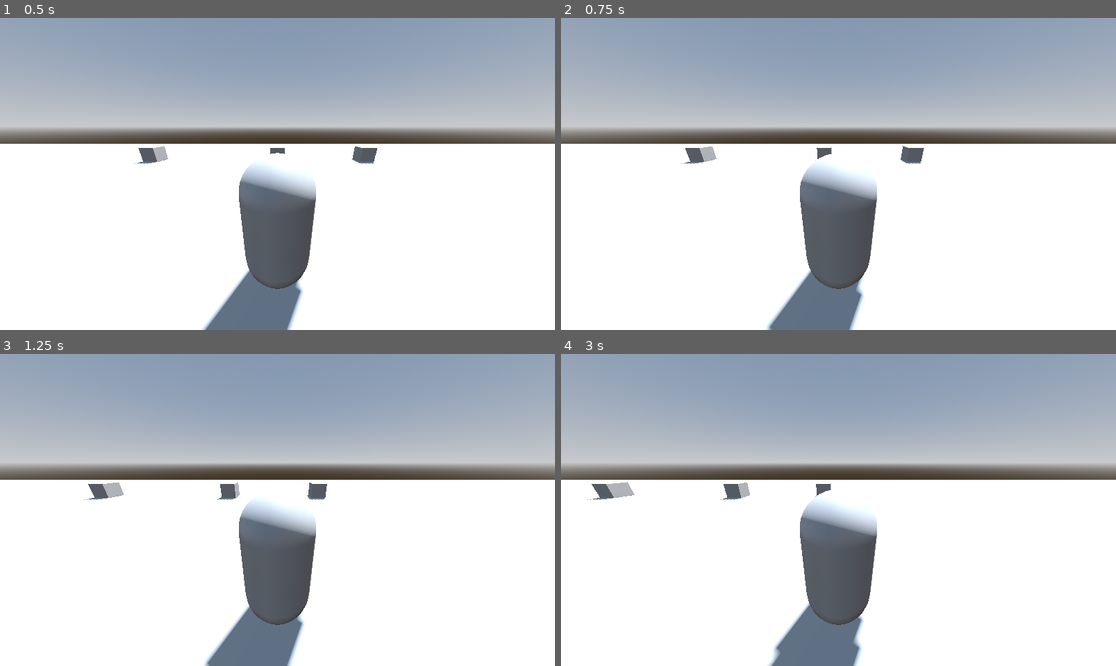
Above: before the commit, frames 1-4 (two rows, left to right).
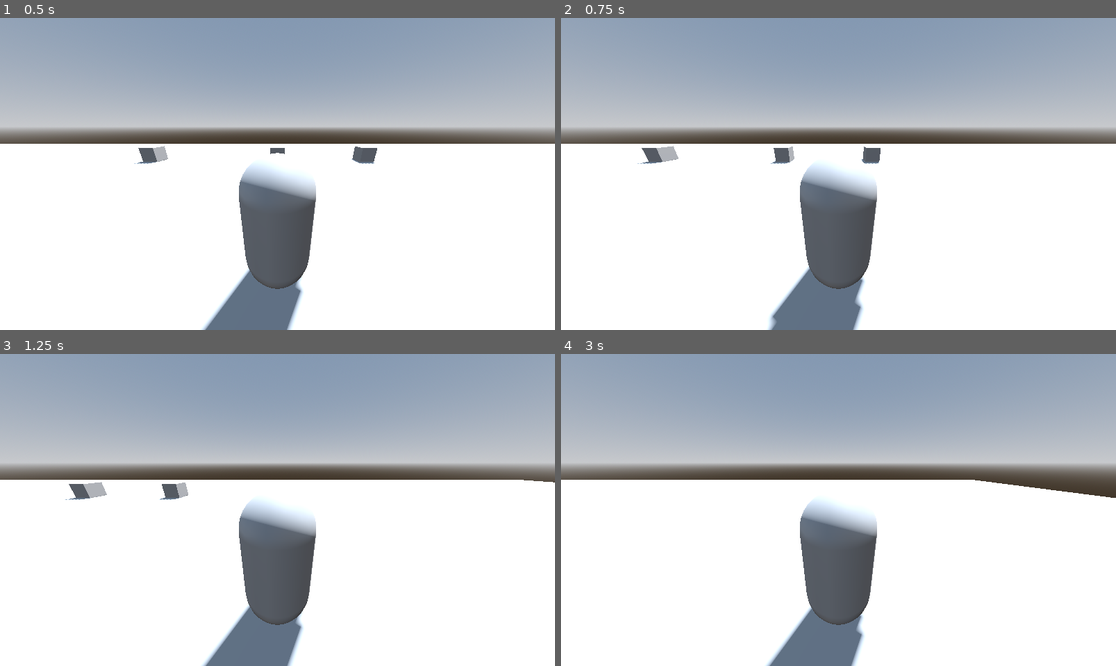
Above: after the commit, the same moments.

Repository: gotBamb00zled/the-doggos-must-die
Game: Godot game, scene res://world.tscn
Same seed, same stepped clock (60 frames per second), same inputs: the game is played once before the commit and once after it. The project has no main scene, so this scene is started directly.
Inputs:
- Up to frame 1 (0.5 s): no input
- Up to frame 2 (0.75 s): tap Enter (ui_accept) at 0.5 s; hold Right (ui_right) from 0.53 s (still down)
- Up to frame 3 (1.25 s): keep holding Right (ui_right); tap Enter (ui_accept) at 0.77 s
- Up to frame 4 (3 s): release Right (ui_right) at 1.28 s; hold Down (ui_down) 1.28-2.03 s; tap Enter (ui_accept) at 1.52, 2 s; hold Right (ui_right) 2.03-2.78 s; hold Up (ui_up) from 2.78 s (still down)

Frame 1 is identical in both runs. In frame 2, 1.5% of the frame differs, in the area x 13-66%, y 40-100%; in frame 3, 1.0%; in frame 4, 1.8%, in the area x 4-100%, y 40-100%.

Commit message:
TERRAIN CONTROLLER ADded
terrain variants based on original also added

Diff:
--- a/Player.gd
+++ b/Player.gd
@@ -1,7 +1,7 @@
 extends CharacterBody3D
 
 
-const SPEED = 5.0
+const SPEED = 20.0
 # const JUMP_VELOCITY = 4.5
 
 # Get the gravity from the project settings to be synced with RigidBody nodes.
--- /dev/null
+++ b/terrain_blocks/terrain_0.tscn
@@ -0,0 +1,34 @@
+[gd_scene load_steps=3 format=3 uid="uid://ca7d4ev63e1wd"]
+
+[sub_resource type="PlaneMesh" id="PlaneMesh_22um4"]
+size = Vector2(100, 20)
+
+[sub_resource type="BoxMesh" id="BoxMesh_3wxha"]
+
+[node name="Terrain_0" type="MeshInstance3D"]
+transform = Transform3D(1, 0, 0, 0, 1, 0, 0, 0, 1, 0, 0, -8.09254)
+mesh = SubResource("PlaneMesh_22um4")
+
+[node name="block_0" type="StaticBody3D" parent="."]
+transform = Transform3D(1, 0, 0, 0, 1, 0, 0, 0, 1, 0, 0.5, 0)
+
+[node name="CollisionShape3D" type="CollisionShape3D" parent="block_0"]
+
+[node name="MeshInstance3D" type="MeshInstance3D" parent="block_0"]
+mesh = SubResource("BoxMesh_3wxha")
+
+[node name="block_1" type="StaticBody3D" parent="."]
+transform = Transform3D(1, 0, 0, 0, 1, 0, 0, 0, 1, 6.44329, 0.5, 0)
+
+[node name="CollisionShape3D" type="CollisionShape3D" parent="block_1"]
+
+[node name="MeshInstance3D" type="MeshInstance3D" parent="block_1"]
+mesh = SubResource("BoxMesh_3wxha")
+
+[node name="block_2" type="StaticBody3D" parent="."]
+transform = Transform3D(1, 0, 0, 0, 1, 0, 0, 0, 1, -9.16442, 0.5, 0)
+
+[node name="CollisionShape3D" type="CollisionShape3D" parent="block_2"]
+
+[node name="MeshInstance3D" type="MeshInstance3D" parent="block_2"]
+mesh = SubResource("BoxMesh_3wxha")
--- /dev/null
+++ b/terrain_blocks/terrain_1.tscn
@@ -0,0 +1,34 @@
+[gd_scene load_steps=3 format=3 uid="uid://cf2xy6e815d4f"]
+
+[sub_resource type="PlaneMesh" id="PlaneMesh_22um4"]
+size = Vector2(100, 20)
+
+[sub_resource type="BoxMesh" id="BoxMesh_3wxha"]
+
+[node name="Terrain_0" type="MeshInstance3D"]
+transform = Transform3D(1, 0, 0, 0, 1, 0, 0, 0, 1, 0, 0, -8.09254)
+mesh = SubResource("PlaneMesh_22um4")
+
+[node name="block_0" type="StaticBody3D" parent="."]
+transform = Transform3D(1, 0, 0, 0, 1, 0, 0, 0, 1, 0, 0.5, 0)
+
+[node name="CollisionShape3D" type="CollisionShape3D" parent="block_0"]
+
+[node name="MeshInstance3D" type="MeshInstance3D" parent="block_0"]
+mesh = SubResource("BoxMesh_3wxha")
+
+[node name="block_1" type="StaticBody3D" parent="."]
+transform = Transform3D(1, 0, 0, 0, 1, 0, 0, 0, 1, 6.44329, 0.5, 0)
+
+[node name="CollisionShape3D" type="CollisionShape3D" parent="block_1"]
+
+[node name="MeshInstance3D" type="MeshInstance3D" parent="block_1"]
+mesh = SubResource("BoxMesh_3wxha")
+
+[node name="block_2" type="StaticBody3D" parent="."]
+transform = Transform3D(1, 0, 0, 0, 1, 0, 0, 0, 1, -9.16442, 0.5, 0)
+
+[node name="CollisionShape3D" type="CollisionShape3D" parent="block_2"]
+
+[node name="MeshInstance3D" type="MeshInstance3D" parent="block_2"]
+mesh = SubResource("BoxMesh_3wxha")
--- /dev/null
+++ b/terrain_blocks/terrain_2.tscn
@@ -0,0 +1,34 @@
+[gd_scene load_steps=3 format=3 uid="uid://8fshidhhdddf"]
+
+[sub_resource type="PlaneMesh" id="PlaneMesh_22um4"]
+size = Vector2(100, 20)
+
+[sub_resource type="BoxMesh" id="BoxMesh_3wxha"]
+
+[node name="Terrain_0" type="MeshInstance3D"]
+transform = Transform3D(1, 0, 0, 0, 1, 0, 0, 0, 1, 0, 0, -8.09254)
+mesh = SubResource("PlaneMesh_22um4")
+
+[node name="block_0" type="StaticBody3D" parent="."]
+transform = Transform3D(1, 0, 0, 0, 1, 0, 0, 0, 1, 0, 0.5, 0)
+
+[node name="CollisionShape3D" type="CollisionShape3D" parent="block_0"]
+
+[node name="MeshInstance3D" type="MeshInstance3D" parent="block_0"]
+mesh = SubResource("BoxMesh_3wxha")
+
+[node name="block_1" type="StaticBody3D" parent="."]
+transform = Transform3D(1, 0, 0, 0, 1, 0, 0, 0, 1, 6.44329, 0.5, 0)
+
+[node name="CollisionShape3D" type="CollisionShape3D" parent="block_1"]
+
+[node name="MeshInstance3D" type="MeshInstance3D" parent="block_1"]
+mesh = SubResource("BoxMesh_3wxha")
+
+[node name="block_2" type="StaticBody3D" parent="."]
+transform = Transform3D(1, 0, 0, 0, 1, 0, 0, 0, 1, -9.16442, 0.5, 0)
+
+[node name="CollisionShape3D" type="CollisionShape3D" parent="block_2"]
+
+[node name="MeshInstance3D" type="MeshInstance3D" parent="block_2"]
+mesh = SubResource("BoxMesh_3wxha")
--- /dev/null
+++ b/terrain_blocks/terrain_3.tscn
@@ -0,0 +1,34 @@
+[gd_scene load_steps=3 format=3 uid="uid://cx38u738kqith"]
+
+[sub_resource type="PlaneMesh" id="PlaneMesh_22um4"]
+size = Vector2(100, 20)
+
+[sub_resource type="BoxMesh" id="BoxMesh_3wxha"]
+
+[node name="Terrain_0" type="MeshInstance3D"]
+transform = Transform3D(1, 0, 0, 0, 1, 0, 0, 0, 1, 0, 0, -8.09254)
+mesh = SubResource("PlaneMesh_22um4")
+
+[node name="block_0" type="StaticBody3D" parent="."]
+transform = Transform3D(1, 0, 0, 0, 1, 0, 0, 0, 1, 0, 0.5, 0)
+
+[node name="CollisionShape3D" type="CollisionShape3D" parent="block_0"]
+
+[node name="MeshInstance3D" type="MeshInstance3D" parent="block_0"]
+mesh = SubResource("BoxMesh_3wxha")
+
+[node name="block_1" type="StaticBody3D" parent="."]
+transform = Transform3D(1, 0, 0, 0, 1, 0, 0, 0, 1, 6.44329, 0.5, 0)
+
+[node name="CollisionShape3D" type="CollisionShape3D" parent="block_1"]
+
+[node name="MeshInstance3D" type="MeshInstance3D" parent="block_1"]
+mesh = SubResource("BoxMesh_3wxha")
+
+[node name="block_2" type="StaticBody3D" parent="."]
+transform = Transform3D(1, 0, 0, 0, 1, 0, 0, 0, 1, -9.16442, 0.5, 0)
+
+[node name="CollisionShape3D" type="CollisionShape3D" parent="block_2"]
+
+[node name="MeshInstance3D" type="MeshInstance3D" parent="block_2"]
+mesh = SubResource("BoxMesh_3wxha")
--- /dev/null
+++ b/terrain_blocks/terrain_4.tscn
@@ -0,0 +1,42 @@
+[gd_scene load_steps=4 format=3 uid="uid://dc0a3jfegfsiv"]
+
+[sub_resource type="PlaneMesh" id="PlaneMesh_22um4"]
+size = Vector2(100, 20)
+
+[sub_resource type="BoxMesh" id="BoxMesh_3wxha"]
+
+[sub_resource type="ConcavePolygonShape3D" id="ConcavePolygonShape3D_he7sq"]
+data = PackedVector3Array(50, 0, 10, -50, 0, 10, 50, 0, -10, -50, 0, 10, -50, 0, -10, 50, 0, -10)
+
+[node name="Terrain_0" type="MeshInstance3D"]
+transform = Transform3D(1, 0, 0, 0, 1, 0, 0, 0, 1, 0, 0, -8.09254)
+mesh = SubResource("PlaneMesh_22um4")
+
+[node name="block_0" type="StaticBody3D" parent="."]
+transform = Transform3D(1, 0, 0, 0, 1, 0, 0, 0, 1, 0, 0.5, 0)
+
+[node name="CollisionShape3D" type="CollisionShape3D" parent="block_0"]
+
+[node name="MeshInstance3D" type="MeshInstance3D" parent="block_0"]
+mesh = SubResource("BoxMesh_3wxha")
+
+[node name="block_1" type="StaticBody3D" parent="."]
+transform = Transform3D(1, 0, 0, 0, 1, 0, 0, 0, 1, 6.44329, 0.5, 0)
+
+[node name="CollisionShape3D" type="CollisionShape3D" parent="block_1"]
+
+[node name="MeshInstance3D" type="MeshInstance3D" parent="block_1"]
+mesh = SubResource("BoxMesh_3wxha")
+
+[node name="block_2" type="StaticBody3D" parent="."]
+transform = Transform3D(1, 0, 0, 0, 1, 0, 0, 0, 1, -9.16442, 0.5, 0)
+
+[node name="CollisionShape3D" type="CollisionShape3D" parent="block_2"]
+
+[node name="MeshInstance3D" type="MeshInstance3D" parent="block_2"]
+mesh = SubResource("BoxMesh_3wxha")
+
+[node name="StaticBody3D" type="StaticBody3D" parent="."]
+
+[node name="CollisionShape3D" type="CollisionShape3D" parent="StaticBody3D"]
+shape = SubResource("ConcavePolygonShape3D_he7sq")
--- /dev/null
+++ b/terrain_controller.gd
@@ -0,0 +1 @@
+extends Node3D
--- /dev/null
+++ b/terrain_controller.tscn
@@ -0,0 +1,6 @@
+[gd_scene load_steps=2 format=3 uid="uid://cg860vwl1v2j6"]
+
+[ext_resource type="Script" path="res://terrain_controller.gd" id="1_f3nej"]
+
+[node name="TerrainController" type="Node3D"]
+script = ExtResource("1_f3nej")
